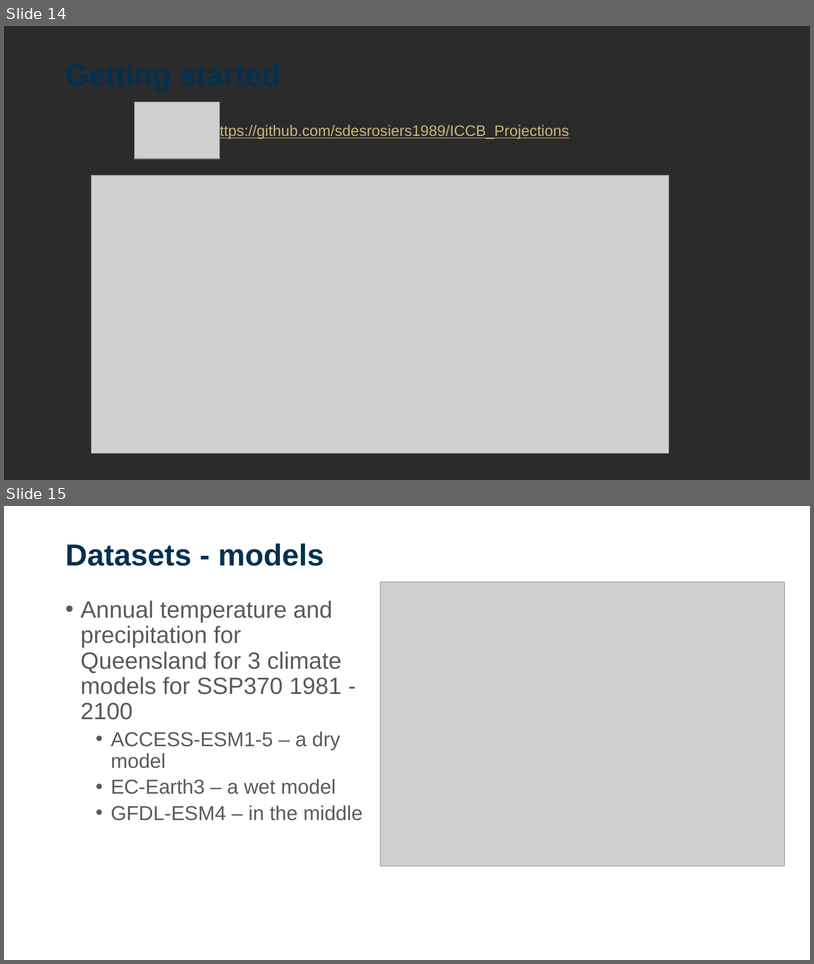
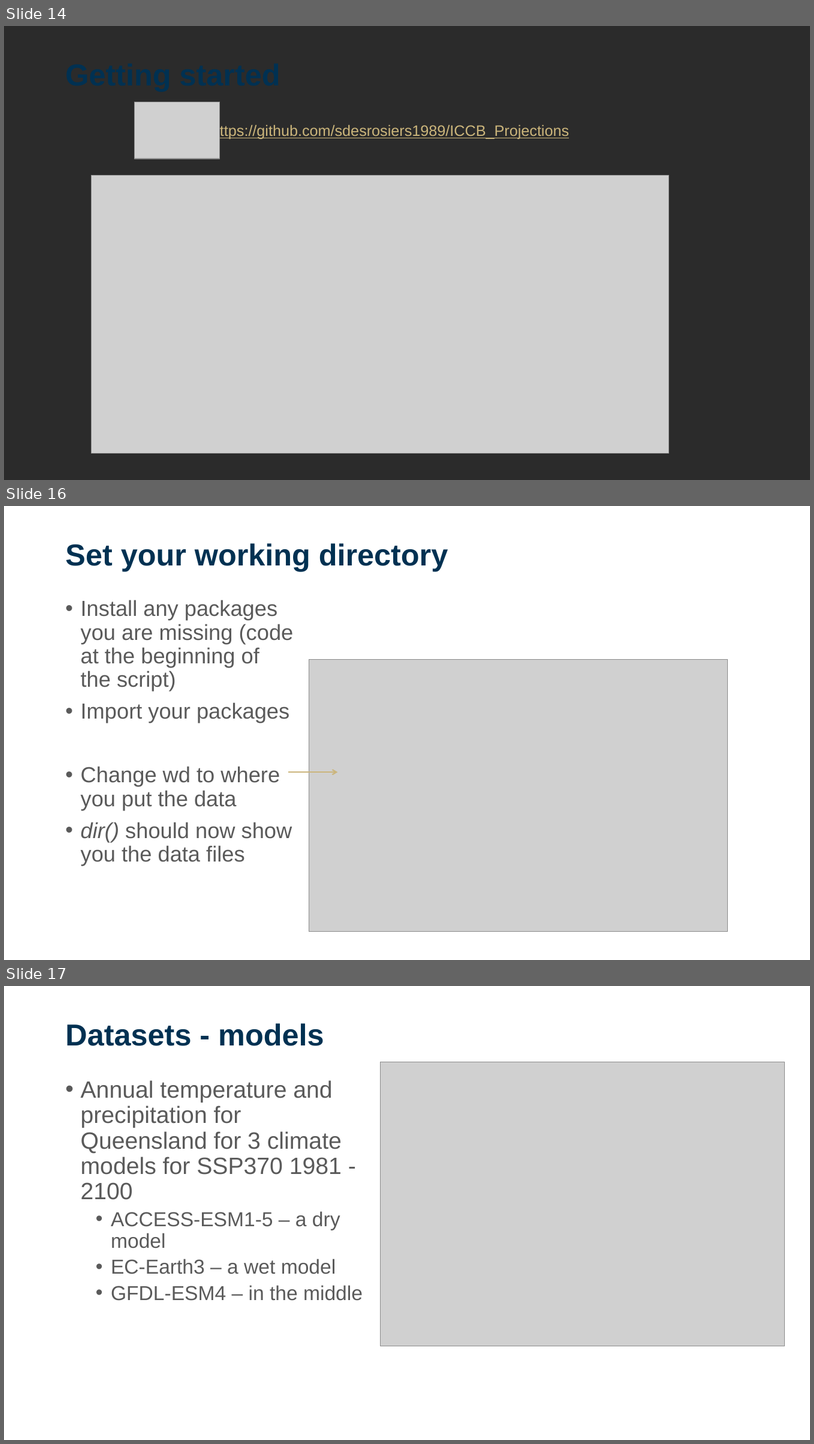
Before and after one commit to sdesrosiers1989/ICCB_Projections, a slide deck: ICCB2025_Session2_ClimateProjections.pptx. Shown one above the other, each under a label of ours: slides 14 and 15 before the commit, slides 14, 16 and 17 after it; the slides between them are not shown. The pictures are 814x964 and 814x1444 pixels, drawn with LibreOffice and Linux fonts; fonts in the diff are those of the drawing; grey boxes stand for pictures; background and template pictures are left out; a plain dark background stands for a picture behind light text. Boxes give left, top, right and bottom in pixels: in the first picture for what was removed or moved away, otherwise in the second. Text is boxed around its words. In the diff, an @@ line names an element or a change of style, - is before the commit and + after.

Commit message:
Updated powerpoint with images

```diff
--- a/ICCB2025_Session2_ClimateProjections.pptx
+++ b/ICCB2025_Session2_ClimateProjections.pptx
@@ slide 16 added at (4,506,810,960), background picture (left out) @@
@@ title added at (65,543,449,571), 36 pt, text #003152, bold @@
+Set your working directory
@@ text added at (81,600,294,865), 25.9 pt, text #5A5A5A @@
+• Install any packages you are missing (code at the beginning of the script)
+• Import your packages
+• Change wd to where you put the data
+• dir() should now show you the data files
@@ picture added at (309,659,728,931) @@
@@ arrow added from (288, 772) to (338, 772), #CBB57C 1.5 pt @@
@@ what was slide 15 is now slide 17 @@
```
Also in this commit, not shown: 6 slides changed, 3 other slides added.
